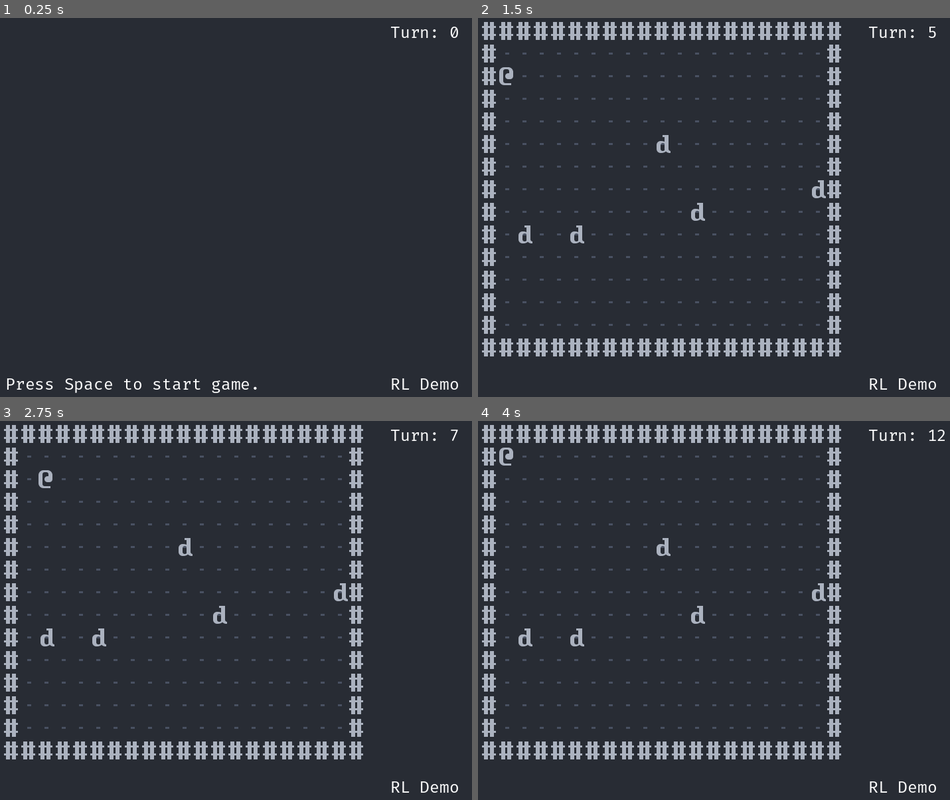
Above: before the commit, frames 1-4 (two rows, left to right).
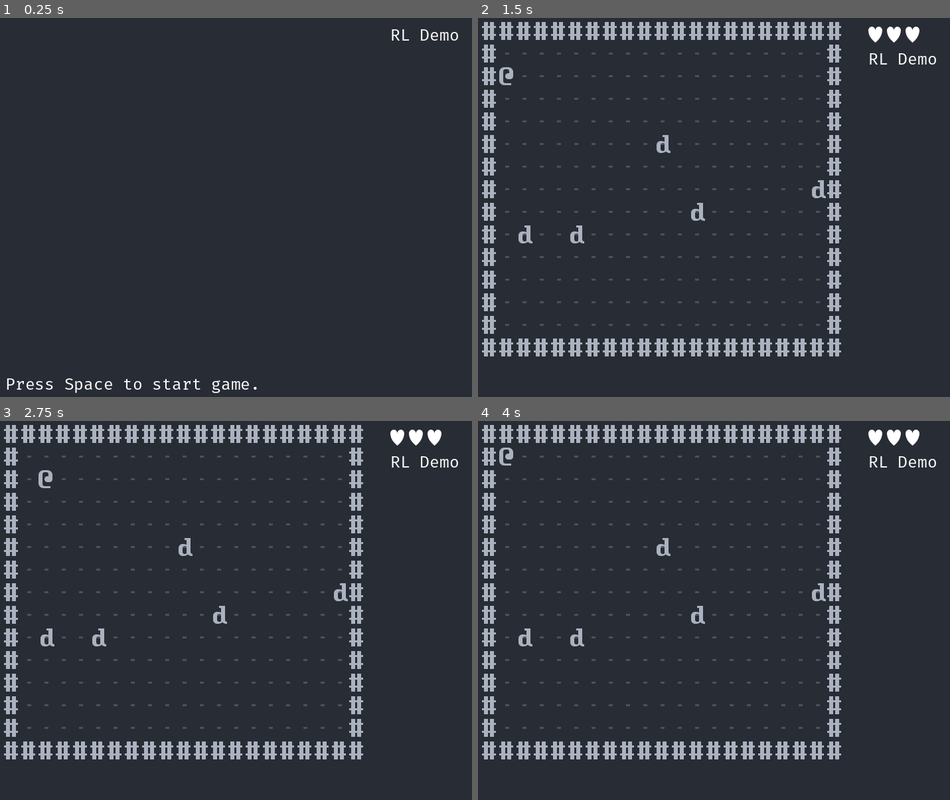
Above: after the commit, the same moments.

Repository: dave470003/froxis
Game: Godot game, scene res://scene/main/MainScene.tscn
Two runs of this game, one before a commit and one after it. Both use one fixed random seed, a clock stepped at 60 frames per second and the inputs below.
Inputs:
- Up to frame 1 (0.25 s): no input
- Up to frame 2 (1.5 s): tap Space (init_world) at 0.5, 0.6, 1.25, 1.35 s; hold Right (move_right) 0.53-1.28 s; hold Down (move_down) from 1.28 s (still down)
- Up to frame 3 (2.75 s): tap Enter at 2 s; release Down (move_down) at 2.03 s; hold Right (move_right) from 2.03 s (still down); tap Space (init_world) at 2.1 s
- Up to frame 4 (4 s): tap Space (init_world) at 2.75, 2.85, 3.6 s; release Right (move_right) at 2.78 s; hold Up (move_up) 2.78-3.53 s; tap Enter at 3.5 s; hold Left (move_left) from 3.53 s (still down)

The runs differ from the first frame. In frame 1, 0.4% of the frame differs, in the area x 82-98%, y 2-99%; in frame 2, 0.6%; in frame 3, 0.6%; in frame 4, 0.6%, in the area x 82-99%, y 2-99%.

Commit message:
Add health and remove turn counter.

Diff:
--- a/project.godot
+++ b/project.godot
@@ -57,6 +57,10 @@
 ]
 }
 
+[input_devices]
+
+pointing/main_scene="res://scene/main/MainScene.tscn"
+
 [rendering]
 
 renderer/rendering_method="gl_compatibility"
--- /dev/null
+++ b/scene/main/Health.gd
@@ -0,0 +1,11 @@
+extends HBoxContainer
+
+
+# Called when the node enters the scene tree for the first time.
+func _ready():
+	pass # Replace with function body.
+
+
+# Called every frame. 'delta' is the elapsed time since the previous frame.
+func _process(delta):
+	pass
--- a/scene/main/InitWorld.gd
+++ b/scene/main/InitWorld.gd
@@ -16,6 +16,7 @@
 var _initialized: bool = false
 
 signal sprite_created(new_sprite)
+signal set_health(health)
 
 # Called when the node enters the scene tree for the first time.
 func _ready() -> void:
@@ -59,6 +60,9 @@
 			else:
 				_create_sprite(Floor, _new_GroupName.FLOOR, x, y)
 
+func _set_health():
+	set_health.emit(3)
+
 # Called every frame. 'delta' is the elapsed time since the previous frame.
 func _process(delta) -> void:
 	pass
@@ -70,4 +74,5 @@
 			_create_walls_and_floor()
 			_create_player()
 			_create_dwarves()
+			_set_health()
 			set_process_unhandled_input(false)
--- a/scene/main/MainGUI.tscn
+++ b/scene/main/MainGUI.tscn
@@ -1,9 +1,10 @@
-[gd_scene load_steps=5 format=3 uid="uid://dpl6chwdfk2qh"]
+[gd_scene load_steps=6 format=3 uid="uid://dpl6chwdfk2qh"]
 
 [ext_resource type="Theme" uid="uid://6wwc8qstr4f2" path="res://scene/main/FiraTheme.tres" id="1_wwogm"]
 [ext_resource type="PackedScene" uid="uid://c0i6fvkncwr2i" path="res://scene/main/GUIText.tscn" id="2_07pmd"]
 [ext_resource type="Script" path="res://scene/main/Modeline.gd" id="3_dx6ku"]
 [ext_resource type="Script" path="res://scene/main/SidebarVBoxContainer.gd" id="3_y2vix"]
+[ext_resource type="Script" path="res://scene/main/Health.gd" id="5_orhn3"]
 
 [node name="MainGUI" type="MarginContainer"]
 offset_right = 800.0
@@ -28,11 +29,11 @@
 layout_mode = 2
 script = ExtResource("3_y2vix")
 
-[node name="Turn" parent="MainHBoxContainer/SidebarVBoxContainer" instance=ExtResource("2_07pmd")]
+[node name="Health" type="HBoxContainer" parent="MainHBoxContainer/SidebarVBoxContainer"]
+custom_minimum_size = Vector2(180, 2.08165e-12)
 layout_mode = 2
-size_flags_vertical = 3
-text = "Turn
-"
+size_flags_vertical = 4
+script = ExtResource("5_orhn3")
 
 [node name="Help" parent="MainHBoxContainer/SidebarVBoxContainer" instance=ExtResource("2_07pmd")]
 layout_mode = 2
--- a/scene/main/MainScene.gd
+++ b/scene/main/MainScene.gd
@@ -46,6 +46,11 @@
 		PC_ATTACK,
 		MODELINE
 	],
+	[
+		"set_health", "_on_InitWorld_set_health",
+		INIT_WORLD,
+		SIDEBAR
+	],
 ]
 
 const NODE_REF: Array = [
--- a/scene/main/SidebarVBoxContainer.gd
+++ b/scene/main/SidebarVBoxContainer.gd
@@ -1,26 +1,32 @@
 extends VBoxContainer
 
-var _turn_counter: int = 0
-var _turn_text: String = "Turn: {0}"
 var _new_GroupName := preload("res://library/GroupName.gd").new()
 
+@onready var _heart := preload("res://sprite/Heart2.tscn") as PackedScene
 @onready var _label_help: Label = get_node("Help")
-@onready var _label_turn: Label = get_node("Turn")
+@onready var _node_health: HBoxContainer = get_node("Health")
+
+var _health: int
 
 
 func _ready() -> void:
+	_health = 0
 	_label_help.text = "RL Demo"
-	_update_turn()
 
+func _on_InitWorld_set_health(health: int):
+	_health = health
+	_update_health()
 
-func _on_Schedule_turn_started(current_sprite: Sprite2D) -> void:
-	if current_sprite.is_in_group(_new_GroupName.PC):
-		_turn_counter += 1
-		_update_turn()
+func _update_health():
+	var sprite: TextureRect
 
+	for n in _node_health.get_children():
+		_node_health.remove_child(n)
+		n.queue_free()
 
-func _update_turn() -> void:
-	_label_turn.text = _turn_text.format([_turn_counter])
+	for i in range(0, _health):
+		sprite = _heart.instantiate()
+		_node_health.add_child(sprite)
 
 # Called every frame. 'delta' is the elapsed time since the previous frame.
 func _process(delta):
--- /dev/null
+++ b/sprite/Heart.tscn
@@ -0,0 +1,10 @@
+[gd_scene load_steps=3 format=3 uid="uid://ck36d17mif7jt"]
+
+[ext_resource type="Texture2D" uid="uid://ctffxeo6roouo" path="res://resources/curses_vector_24x36.png" id="1_opt8g"]
+
+[sub_resource type="AtlasTexture" id="AtlasTexture_d0sdr"]
+atlas = ExtResource("1_opt8g")
+region = Rect2(72, 0, 24, 36)
+
+[node name="Heart" type="TextureRect"]
+texture = SubResource("AtlasTexture_d0sdr")
--- /dev/null
+++ b/sprite/Heart2.tscn
@@ -0,0 +1,13 @@
+[gd_scene load_steps=3 format=3 uid="uid://c3asnxnoeejba"]
+
+[ext_resource type="Texture2D" uid="uid://ctffxeo6roouo" path="res://resources/curses_vector_24x36.png" id="1_ys75u"]
+
+[sub_resource type="AtlasTexture" id="AtlasTexture_xoqdo"]
+atlas = ExtResource("1_ys75u")
+region = Rect2(72, 0, 24, 36)
+
+[node name="Heart2" type="TextureRect"]
+offset_right = 40.0
+offset_bottom = 40.0
+size_flags_horizontal = 0
+texture = SubResource("AtlasTexture_xoqdo")
Not shown, changed: README.md
